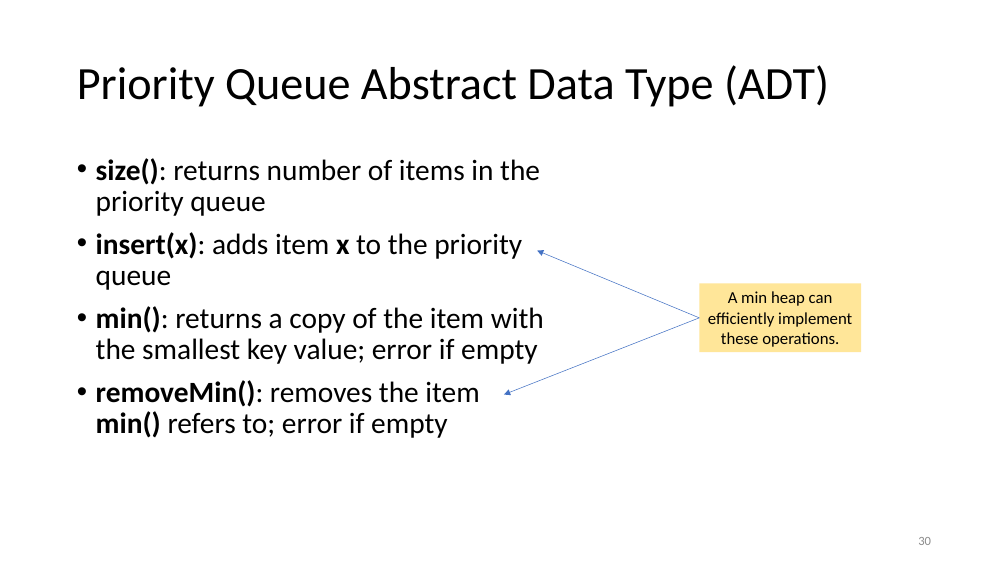
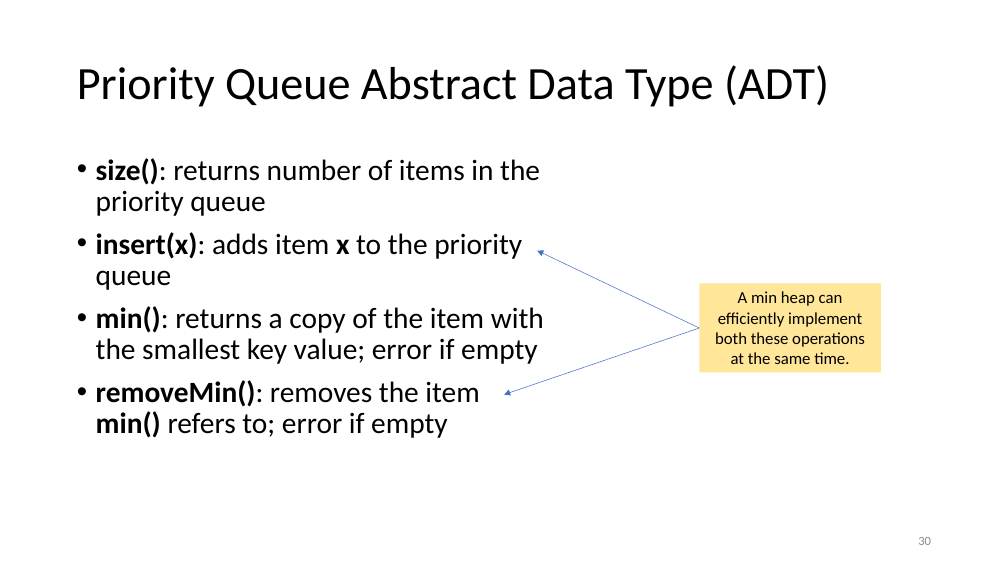
Before and after one commit to tjd1234/cmpt225fall2023, a slide deck: slide 30 of lecture_notes/week7/week7_priority_queues.pptx. Drawn at 1008x567 pixels with LibreOffice and Linux fonts; fonts in the diff are those of the drawing. Boxes give left, top, right and bottom in pixels: in the first picture for what was removed or moved away, otherwise in the second. Text is boxed around its words. In the diff, an @@ line names an element or a change of style, - is before the commit and + after.

```diff
--- a/lecture_notes/week7/week7_priority_queues.pptx
+++ b/lecture_notes/week7/week7_priority_queues.pptx
@@ arrow moved from (699, 318) - (537, 250) to (699, 328) - (537, 250) @@
@@ rectangle "A min heap can efficiently ...": place and size @@
-rectangle "A min heap can efficiently ..." at [699,284,861,352]
+rectangle "A min heap can efficiently ..." at [699,284,881,373]
@@ text in rectangle at [715,291,865,364]: text changed @@
-A min heap can efficiently implement these operations.
+A min heap can efficiently implement both these operations at the same time.
@@ arrow moved from (699, 318) - (504, 395) to (699, 328) - (504, 395) @@
```
Also in this commit, not shown: 23 other slides changed.
